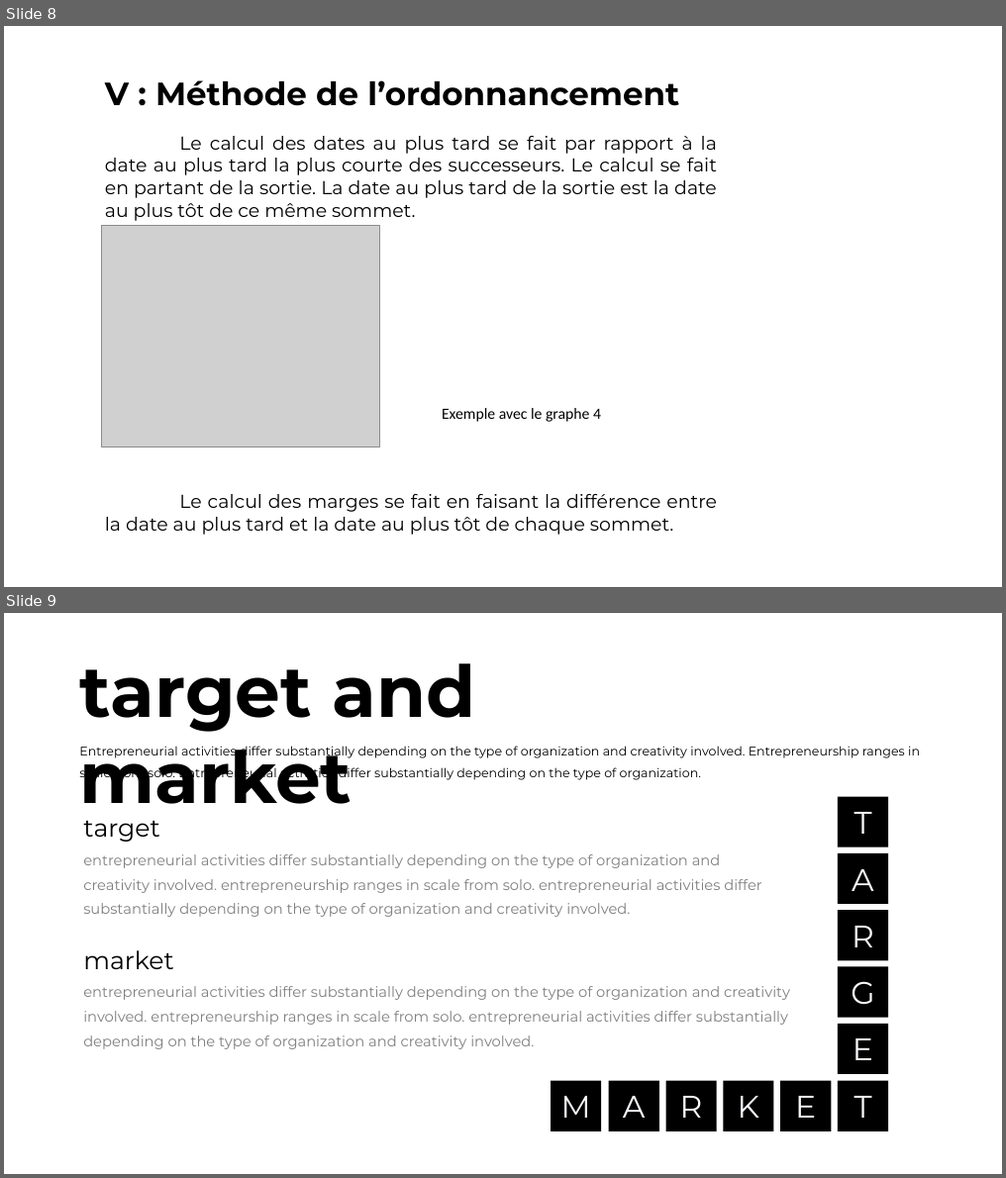
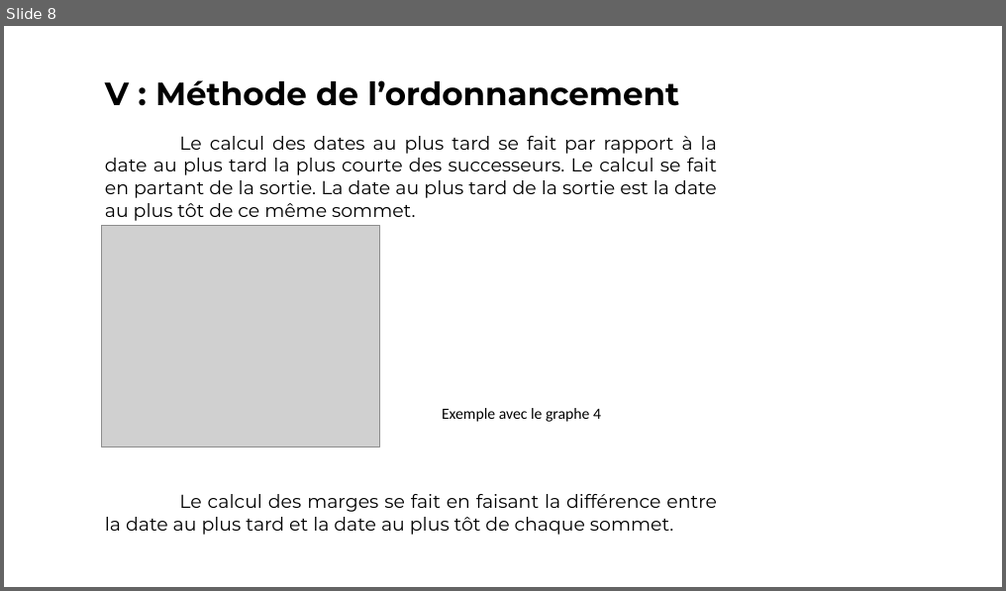
Before and after one commit to vincentdbs/ProjetTheorieDesGraphes, a slide deck: Soutenance.pptx. Shown one above the other, each under a label of ours: slides 8 and 9 before the commit, slide 8 after it. The pictures are 1006x1178 and 1006x591 pixels, drawn with LibreOffice and Linux fonts; fonts in the diff are those of the drawing; grey boxes stand for pictures. Boxes give left, top, right and bottom in pixels: in the first picture for what was removed or moved away, otherwise in the second. Text is boxed around its words. In the diff, an @@ line names an element or a change of style, - is before the commit and + after.

```diff
--- a/Soutenance.pptx
+++ b/Soutenance.pptx
@@ slide 9 removed at (4,613,1002,1174), background #FFFFFF @@
@@ text removed at (79,663,476,804) @@
-target and market
@@ text removed at (79,746,920,781) @@
-Entrepreneurial activities differ substantially depending on the type of organization and creativity involved. Entrepreneurship ranges in scale from solo. Entrepreneurial activities differ substantially depending on the type of organization.
@@ text removed at (83,821,160,842) @@
-target
@@ text removed at (83,855,761,917) @@
-entrepreneurial activities differ substantially depending on the type of organization and creativity involved. entrepreneurship ranges in scale from solo. entrepreneurial activities differ substantially depending on the type of organization and creativity involved.
@@ text removed at (83,951,174,969) @@
-market
@@ text removed at (83,986,790,1050) @@
-entrepreneurial activities differ substantially depending on the type of organization and creativity involved. entrepreneurship ranges in scale from solo. entrepreneurial activities differ substantially depending on the type of organization and creativity involved.
@@ group removed at (550,797,888,1132): 11 rectangles @@
-A
-R
-K
-E
-E
-G
-R
-A
-T
-T
-M
```
Also in this commit, not shown: 3 slides changed, 4 other slides removed, 1 other file.
